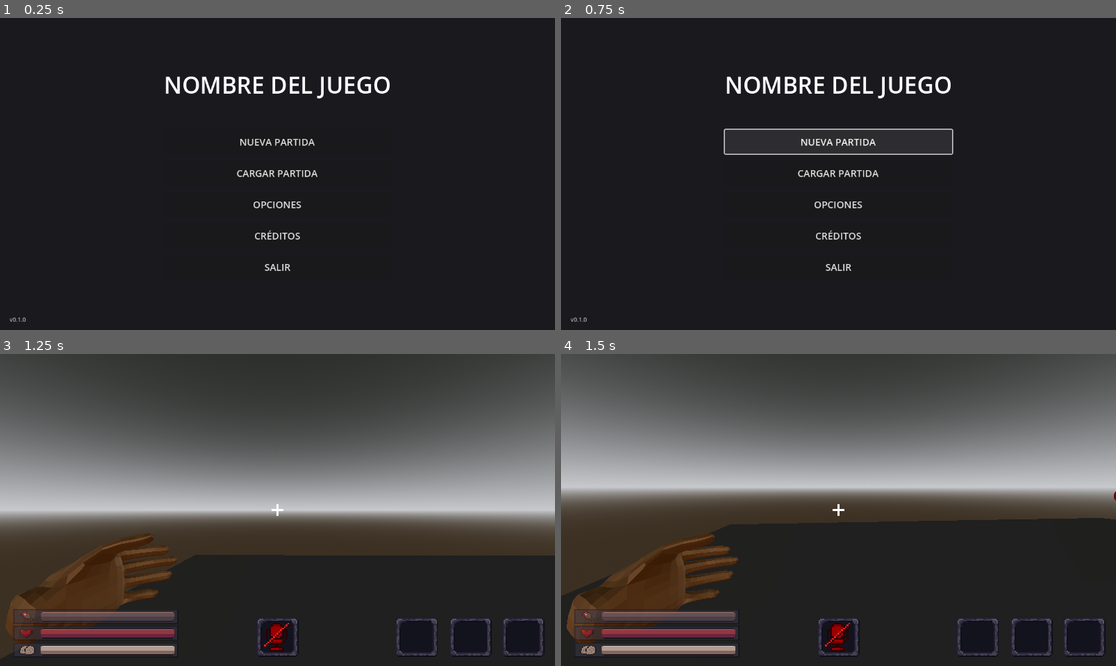
Above: before the commit, frames 1-4 (two rows, left to right).
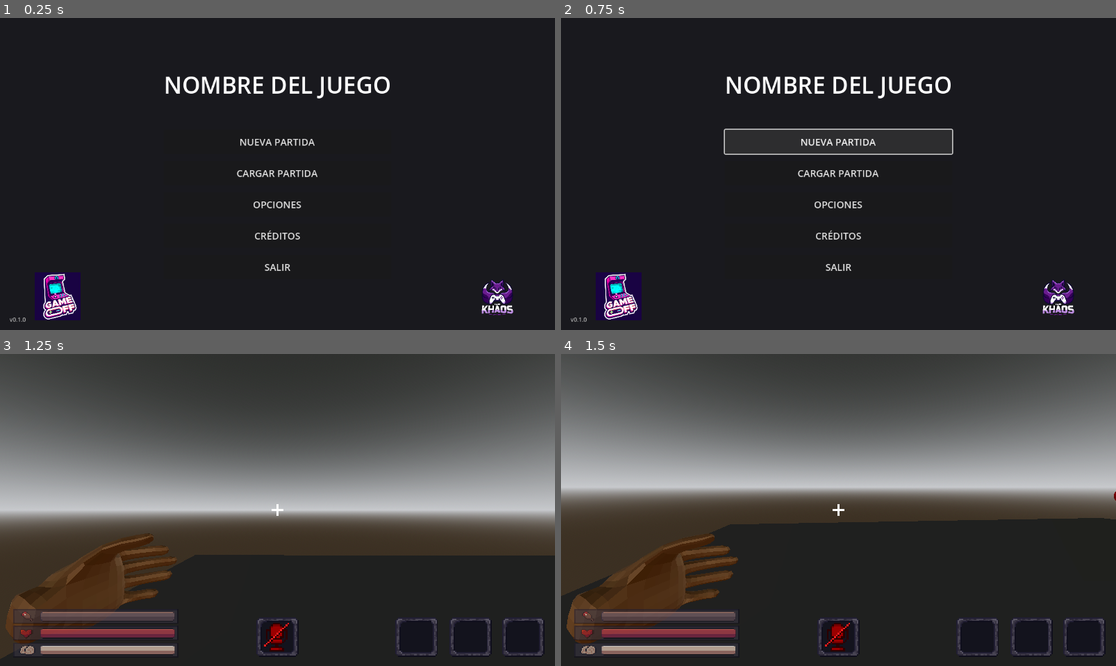
Above: after the commit, the same moments.

Repository: TeamKhaos/Echoes-of-Deep
Game: Godot game, scene res://scenes/main_menu.tscn
Same seed, same stepped clock (60 frames per second), same inputs: the game is played once before the commit and once after it. The project has no main scene, so this scene is started directly. Sound files missing from this copy of the repository are replaced by a short silence.
Inputs (mouse positions are in pixels of both pictures, inside the frame that each line leads up to):
- Up to frame 1 (0.25 s): no input
- Up to frame 2 (0.75 s): click "NUEVA PARTIDA" at 0.5 s
- Up to frame 3 (1.25 s): no input
- Up to frame 4 (1.5 s): move the mouse to (866, 510) at 1.27 s; hold W (Up) from 1.28 s (still down); hold Shift (Crouch) from 1.28 s (still down); click (866, 510) at 1.42 s

The runs differ from the first frame. In frame 1, 1.7% of the frame differs, in the area x 6-93%, y 81-97%; in frame 2, 1.7%; in frame 3, nothing differs; in frame 4, nothing differs.

Commit message:
logos y creditos cambiados

Diff:
--- a/scenes/main_menu.tscn
+++ b/scenes/main_menu.tscn
@@ -1,6 +1,8 @@
-[gd_scene load_steps=2 format=3 uid="uid://dahqqm6cbn4yf"]
+[gd_scene load_steps=4 format=3 uid="uid://dahqqm6cbn4yf"]
 
 [ext_resource type="Script" uid="uid://c77qmqqkawhyt" path="res://scripts/main_menu.gd" id="1_l6cm7"]
+[ext_resource type="Texture2D" uid="uid://cn7ja2j2kipn7" path="res://resources/images/Dev Studio.png" id="2_bqqt6"]
+[ext_resource type="Texture2D" uid="uid://bs4jfcy8fupf4" path="res://resources/images/Game Off.png" id="3_wu84c"]
 
 [node name="MainMenu" type="Control"]
 layout_mode = 3
@@ -103,6 +105,7 @@
 offset_bottom = -20.0
 grow_horizontal = 0
 grow_vertical = 0
+texture = ExtResource("2_bqqt6")
 expand_mode = 1
 stretch_mode = 5
 
@@ -116,6 +119,7 @@
 offset_right = 220.0
 offset_bottom = -20.0
 grow_vertical = 0
+texture = ExtResource("3_wu84c")
 expand_mode = 1
 stretch_mode = 5
 
@@ -185,20 +189,23 @@
 theme_override_font_sizes/normal_font_size = 18
 bbcode_enabled = true
 text = "[center][b]DESARROLLO[/b]
-Tu Nombre
-
-[b]ARTE[/b]
-Artista
+Team Khaos
+
+[b]ARTE Y MODELADOS[/b]
+Eduardo \"Wacko\" Casa
+Luis \"Kairos\" Guaygua
 
 [b]MÚSICA Y SONIDO[/b]
-Compositor
+Henry \"Hanly\" Tonato
 
 [b]PROGRAMACIÓN[/b]
-Programador
+Mateo \"Wesitos\" Garzon
+Yuverly \"Hidokun\" Verdezoto
 
 [b]AGRADECIMIENTOS ESPECIALES[/b]
-Game Jam
-Godot Engine
+Game Jam \"Game Off\"
+Damara \"Mara\" Izurieta
+Alejandra \"Queso\" Moreno
 Comunidad[/center]"
 fit_content = true
 
Binary file added: resources/images/Dev Studio.png
Binary file added: resources/images/Game Off.png
